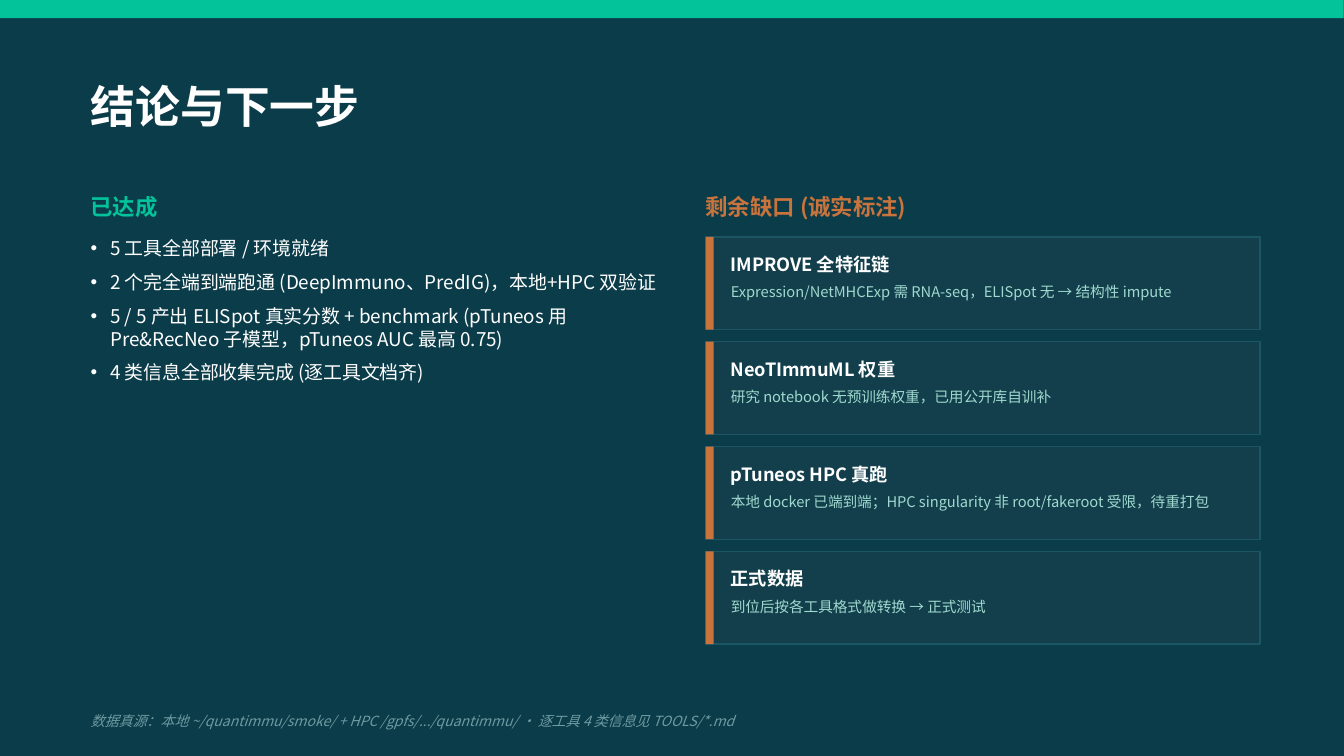
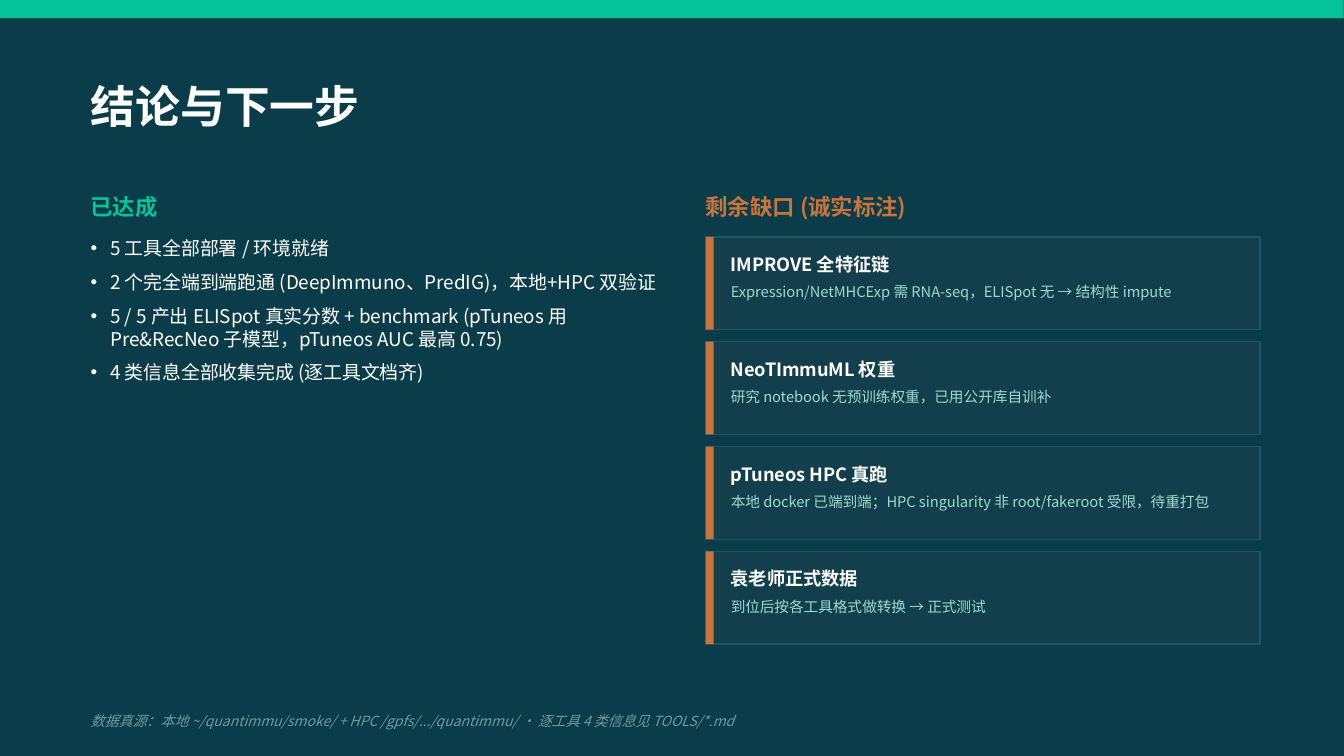
Before and after one commit to legacccY/YJ-Agent, a slide deck: slide 12 of project/meeting/QuantImmuBench/QuantImmuBench_部署测试报告.pptx. Drawn at 1344x756 pixels with LibreOffice and Linux fonts; fonts in the diff are those of the drawing. Boxes give left, top, right and bottom in pixels: in the first picture for what was removed or moved away, otherwise in the second. Text is boxed around its words. In the diff, an @@ line names an element or a change of style, - is before the commit and + after.

```diff
--- a/project/meeting/QuantImmuBench/QuantImmuBench_部署测试报告.pptx
+++ b/project/meeting/QuantImmuBench/QuantImmuBench_部署测试报告.pptx
@@ text at (x1=731, y1=569, x2=858, y2=587): text changed @@
-正式数据
+袁老师正式数据
```
Also in this commit, not shown: 4 other slides changed, 6 other files.
